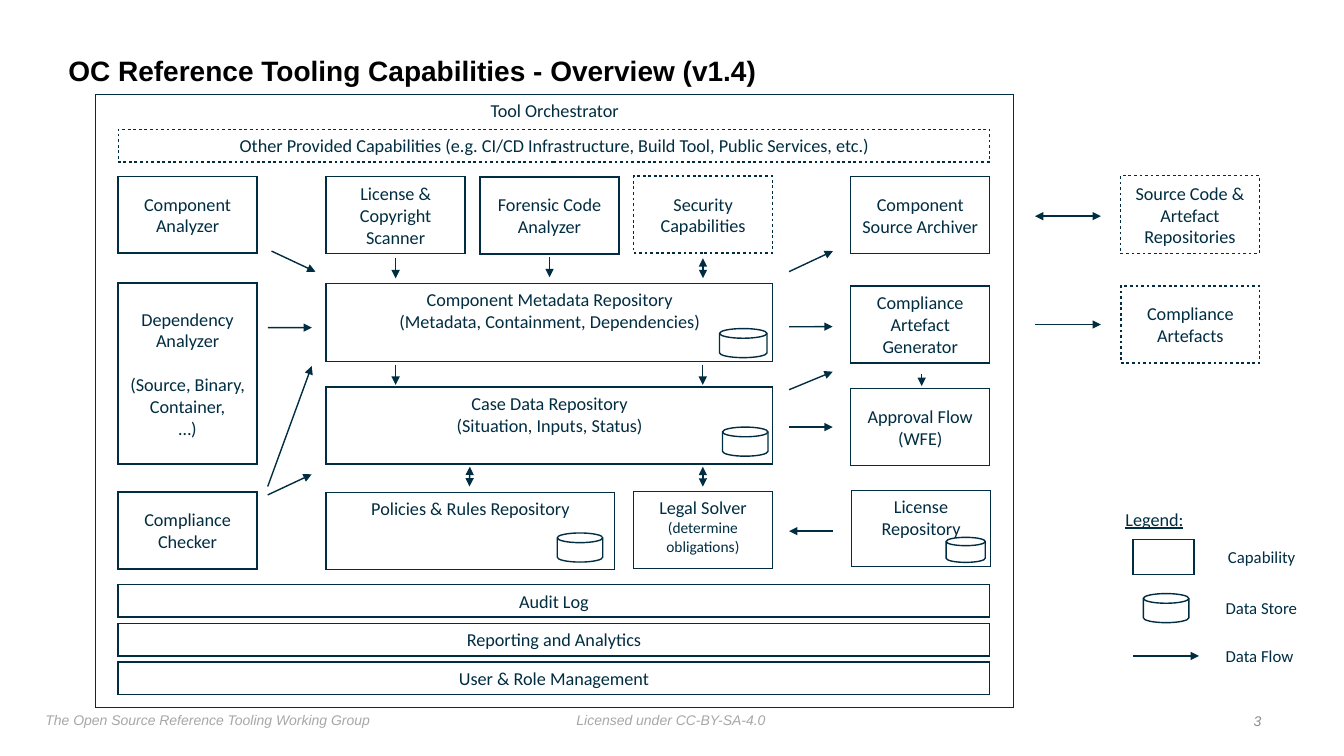
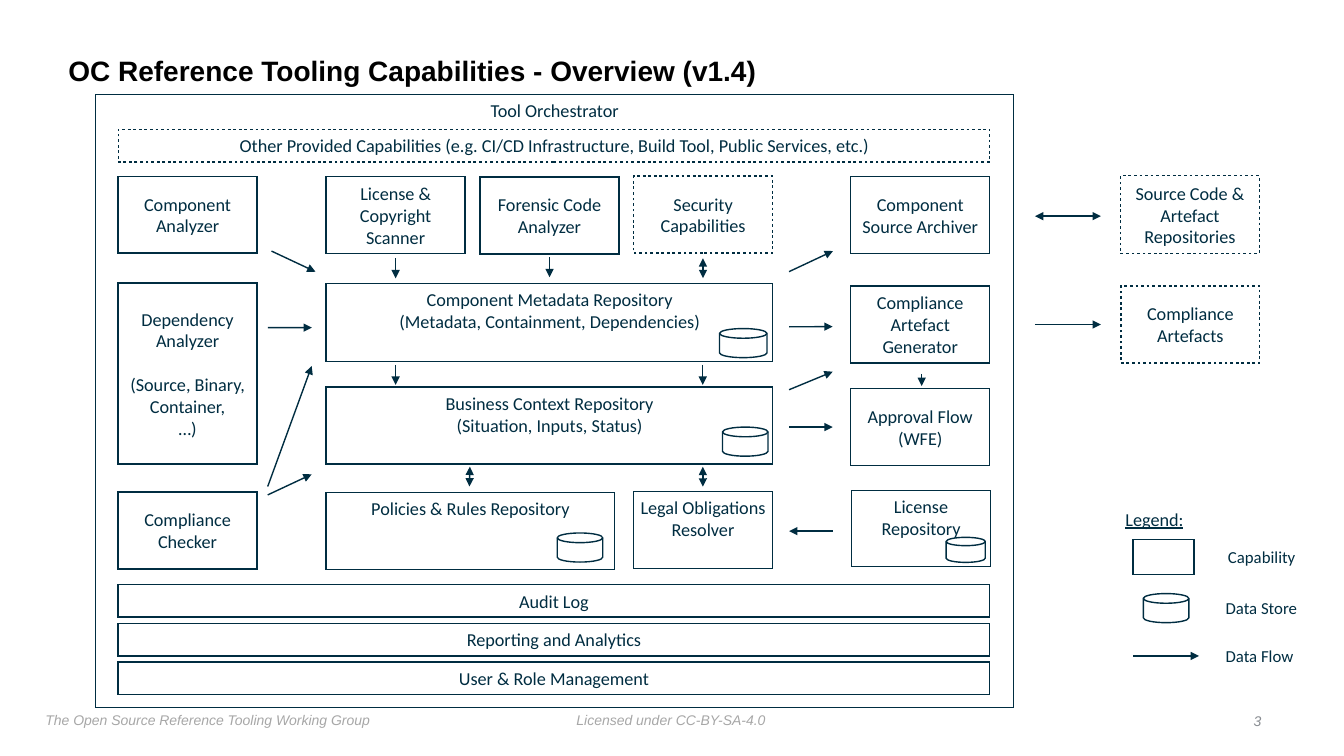
Before and after one commit to Open-Source-Compliance/Sharing-creates-value, a slide deck: slide 3 of Tooling-Landscape/Unanimous-Understanding/OC-Reference-Tooling-Capabilities.pptx. Drawn at 1344x756 pixels with LibreOffice and Linux fonts; fonts in the diff are those of the drawing; background and template pictures are left out. Boxes give left, top, right and bottom in pixels: in the first picture for what was removed or moved away, otherwise in the second. Text is boxed around its words. In the diff, an @@ line names an element or a change of style, - is before the commit and + after.

Commit message:
Some minor updates after telecon on 23/1: - renamed Case Data to Business Context - renamed Core Components into Compliance Components (categories still TBD) - migrated remaining descriptions into Capabilities Glossary

```diff
--- a/Tooling-Landscape/Unanimous-Understanding/OC-Reference-Tooling-Capabilities.pptx
+++ b/Tooling-Landscape/Unanimous-Understanding/OC-Reference-Tooling-Capabilities.pptx
@@ text in rectangle at (446, 397, 653, 413): text changed @@
-Case Data Repository
+Business Context Repository
@@ text in rectangle at (641, 501, 765, 536): text changed; size 11 to 13 pt @@
-Legal Solver (determine obligations)
+Legal Obligations Resolver
```
Also in this commit, not shown: 2 other files.
